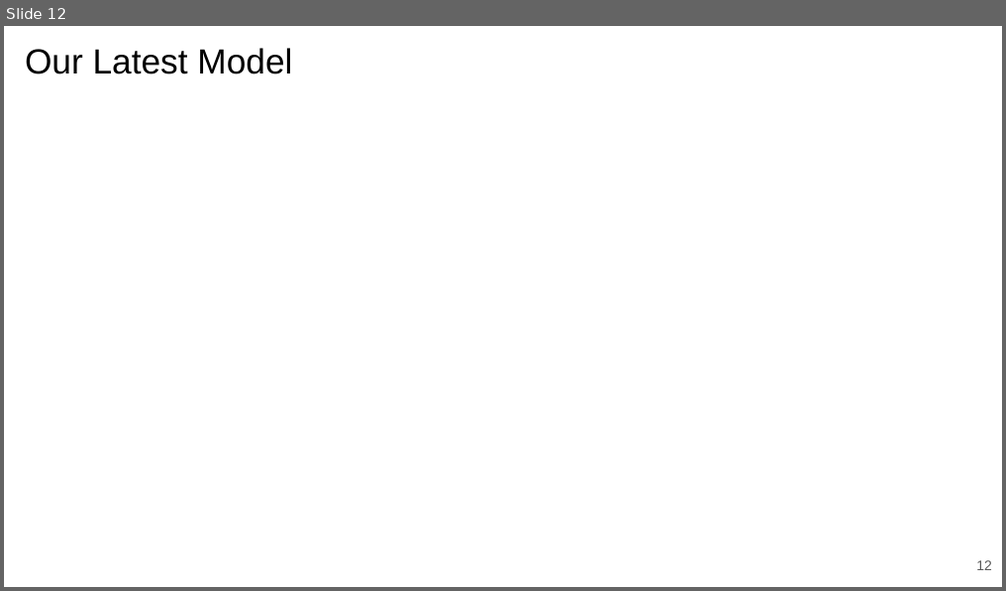
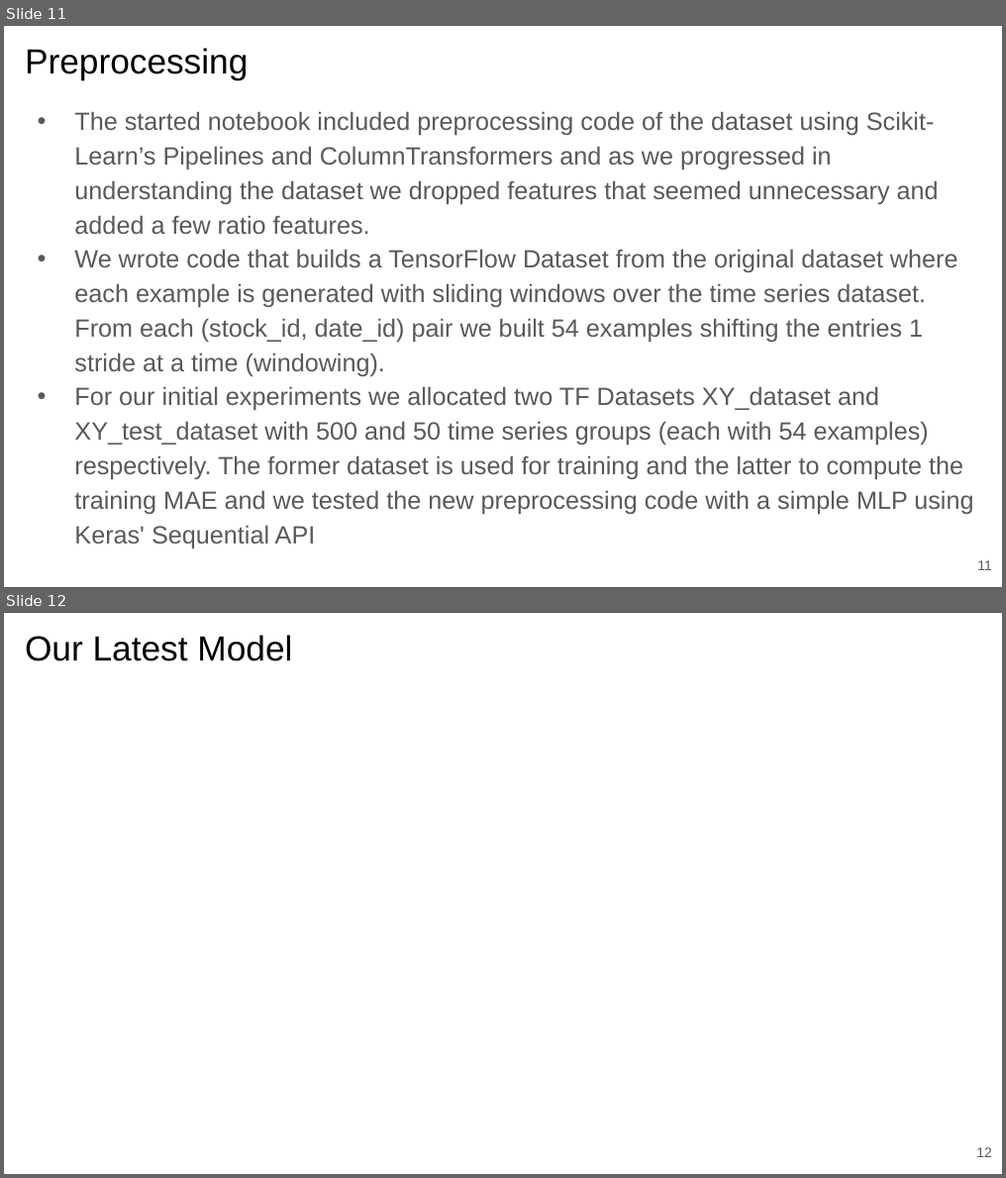
Before and after one commit to saintblue97/DeepNN_Optiver, a slide deck: Team7_FP_Presentation_10_08.pptx. Shown one above the other, each under a label of ours: slide 12 before the commit, slides 11 and 12 after it. The pictures are 1006x591 and 1006x1178 pixels, drawn with LibreOffice and Linux fonts; fonts in the diff are those of the drawing. Boxes give left, top, right and bottom in pixels: in the first picture for what was removed or moved away, otherwise in the second. Text is boxed around its words. In the diff, an @@ line names an element or a change of style, - is before the commit and + after.

```diff
--- a/Team7_FP_Presentation_10_08.pptx
+++ b/Team7_FP_Presentation_10_08.pptx
@@ slide 11 added at (4, 26, 1002, 587), background #FFFFFF @@
@@ title added at (25, 48, 248, 79), 25.2 pt, text #000000 @@
+Preprocessing
@@ text added at (74, 111, 973, 549), 18 pt, text #595959 @@
+• The started notebook included preprocessing code of the dataset using Scikit-Learn’s Pipelines and ColumnTransformers and as we progressed in understanding the dataset we dropped features that seemed unnecessary and added a few ratio features.
+• We wrote code that builds a TensorFlow Dataset from the original dataset where each example is generated with sliding windows over the time series dataset. From each (stock_id, date_id) pair we built 54 examples shifting the entries 1 stride at a time (windowing).
+• For our initial experiments we allocated two TF Datasets XY_dataset and XY_test_dataset with 500 and 50 time series groups (each with 54 examples) respectively. The former dataset is used for training and the latter to compute the training MAE and we tested the new preprocessing code with a simple MLP using Keras' Sequential API
@@ page number added at (977, 561, 991, 570), 10 pt, text #595959 @@
+11
```
Also in this commit, not shown: 1 slide changed, 1 slide removed.
